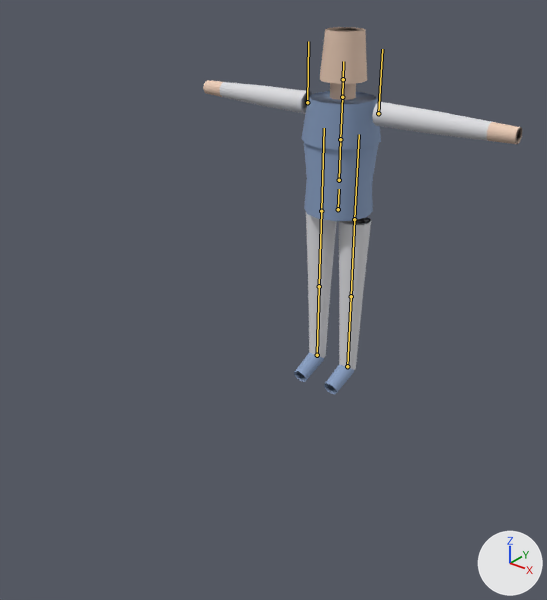
A saved change to the glTF model tests/data/animation/Ward/Ward_Anim.glb.
Both versions are drawn from a camera (50 mm lens) standing at (2.0, -3.01, 2.19) and looking at (0.21, -0.78, 0.81). Every picture has the same lights, and +X, +Y and +Z are marked at lower right. The first picture is the older version. The bones that change, and the others that lie on the model, are drawn over the model as lines.

Objects in the first picture: 'Ward.001'.
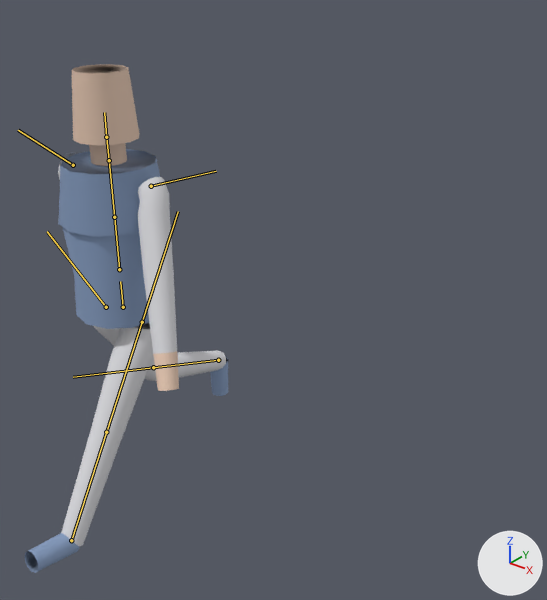
The newer file adds an action. The first version stands in its rest pose; the second is drawn at frame 24 of the action 'WalkForward'.

Where the change shows, as pixel boxes [x1, y1, x2, y2] in the pictures (547 x 600 px):
'Ward.001', posed (36% narrower, 39% taller): before [203, 27, 522, 394]; after [24, 64, 228, 573]
bone 'DEF-hips', root to tip: before (338, 209) to (339, 189); after (123, 307) to (120, 281)
bone 'DEF-upper_arm.L', root to tip: before (378, 113) to (382, 49); after (151, 186) to (216, 171)
bone 'DEF-upper_arm.R', root to tip: before (307, 102) to (308, 41); after (73, 165) to (18, 130)
bone 'DEF-thigh.L', root to tip: before (354, 219) to (359, 134); after (142, 322) to (178, 211)
bone 'DEF-thigh.R', root to tip: before (321, 211) to (324, 128); after (106, 307) to (47, 231)
bone 'DEF-shin.R', root to tip: before (319, 286) to (321, 211); after (153, 367) to (73, 377)

The change, as a diff of the scene's bpy script:
```diff
--- a/tests/data/animation/Ward/Ward_Anim.glb.py
+++ b/tests/data/animation/Ward/Ward_Anim.glb.py
@@ bone_def_hips @@
 bone_def_hips = bpy.data.objects['Ward'].pose.bones['DEF-hips']
-bone_def_hips.location = (0.0, 0.0, 0.0)
+bone_def_hips.location = (0.0, 0.0, 1.4)
@@ bone_def_upper_arm_l @@
 bone_def_upper_arm_l = bpy.data.objects['Ward'].pose.bones['DEF-upper_arm.L']  # child of 'DEF-chest'
-bone_def_upper_arm_l.rotation_quaternion = (1.0, 0.0, 0.0, 0.0)  # degrees (0, 0, 0)
+bone_def_upper_arm_l.rotation_quaternion = (0.809, -0.128, -0.09, -0.567)  # degrees (-6, -17, -69)
@@ bone_def_upper_arm_r @@
 bone_def_upper_arm_r = bpy.data.objects['Ward'].pose.bones['DEF-upper_arm.R']  # child of 'DEF-chest'
-bone_def_upper_arm_r.rotation_quaternion = (1.0, 0.0, 0.0, 0.0)  # degrees (0, 0, 0)
+bone_def_upper_arm_r.rotation_quaternion = (0.809, 0.128, -0.09, 0.567)  # degrees (6, -17, 69)
@@ bone_def_thigh_l @@
 bone_def_thigh_l = bpy.data.objects['Ward'].pose.bones['DEF-thigh.L']  # child of 'DEF-hips'
-bone_def_thigh_l.rotation_quaternion = (1.0, 0.0, 0.0, 0.0)  # degrees (0, 0, 0)
+bone_def_thigh_l.rotation_quaternion = (0.966, -0.259, 0.0, 0.0)  # degrees (-30, 0, 0)
@@ bone_def_thigh_r @@
 bone_def_thigh_r = bpy.data.objects['Ward'].pose.bones['DEF-thigh.R']  # child of 'DEF-hips'
-bone_def_thigh_r.rotation_quaternion = (1.0, 0.0, 0.0, 0.0)  # degrees (0, 0, 0)
+bone_def_thigh_r.rotation_quaternion = (0.966, 0.259, 0.0, 0.0)  # degrees (30, 0, 0)
@@ bone_def_shin_r @@
 bone_def_shin_r = bpy.data.objects['Ward'].pose.bones['DEF-shin.R']  # child of 'DEF-thigh.R'
-bone_def_shin_r.rotation_quaternion = (1.0, 0.0, 0.0, 0.0)  # degrees (0, 0, 0)
+bone_def_shin_r.rotation_quaternion = (0.94, 0.342, 0.0, 0.0)  # degrees (40, 0, 0)
```
